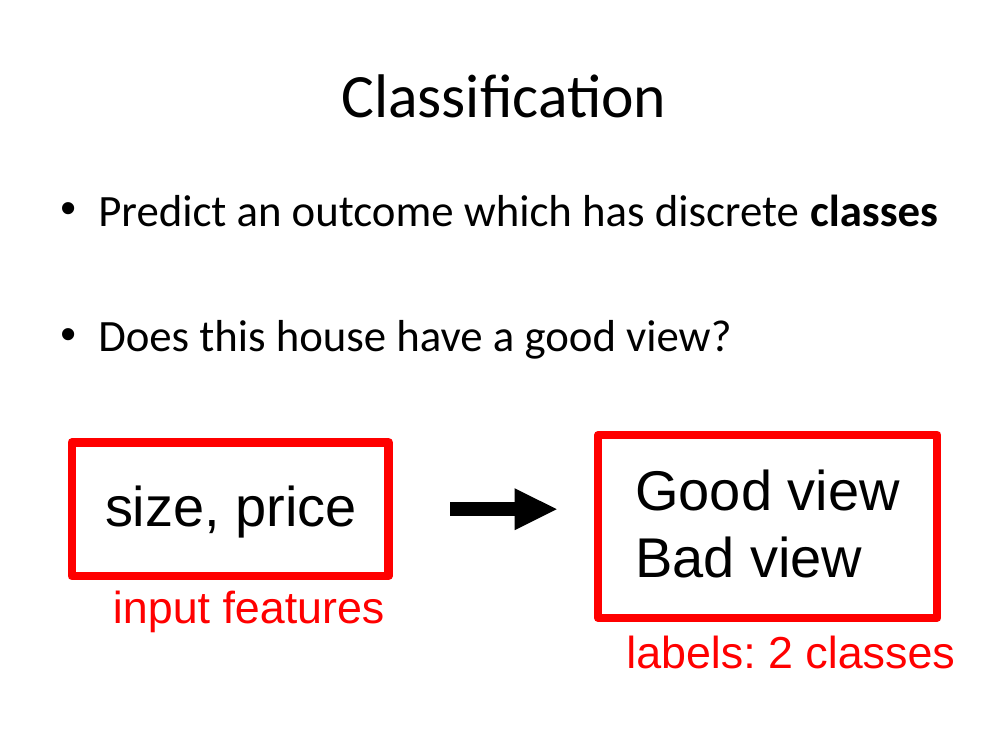
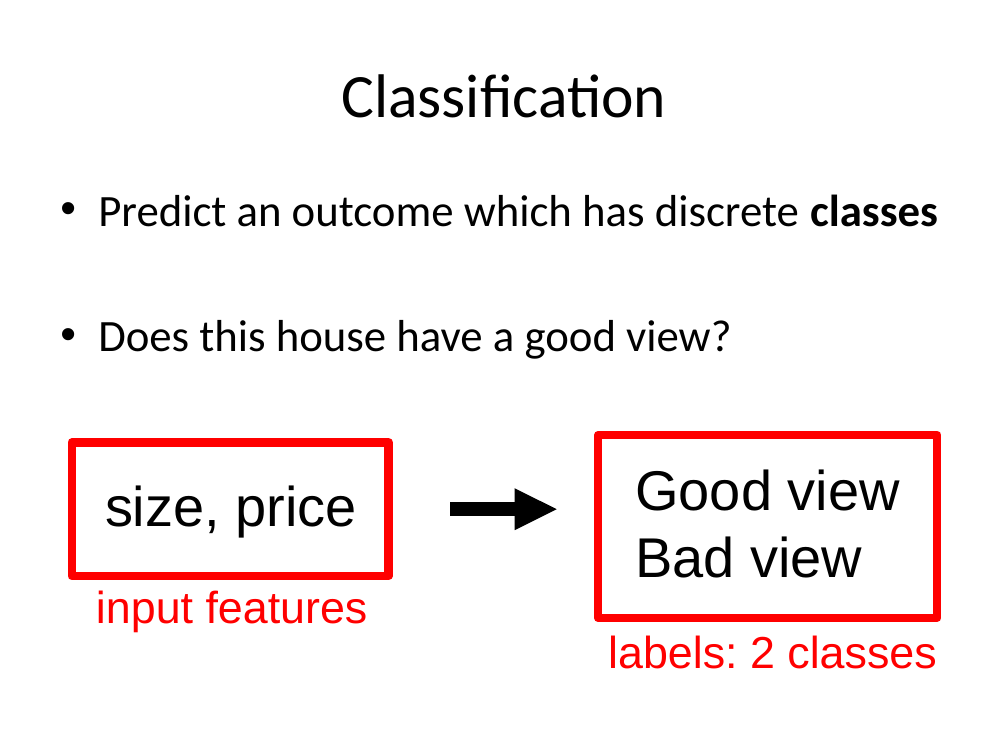
Before and after one commit to aloksharma1993/techfest-ml-tutorial, a slide deck: slide 13 of Techfest_ML.pptx (slide 12 before the commit). Drawn at 1008x756 pixels with LibreOffice and Linux fonts; fonts in the diff are those of the drawing. Boxes give left, top, right and bottom in pixels: in the first picture for what was removed or moved away, otherwise in the second. Text is boxed around its words. In the diff, an @@ line names an element or a change of style, - is before the commit and + after.

```diff
--- a/Techfest_ML.pptx
+++ b/Techfest_ML.pptx
@@ text "input features": place and size @@
-text "input features" at <box>113,590,385,632</box>
+text "input features" at <box>96,590,368,632</box>
@@ text "labels: 2 classes": place and size @@
-text "labels: 2 classes" at <box>626,635,954,669</box>
+text "labels: 2 classes" at <box>608,635,936,669</box>
```
Also in this commit, not shown: 6 other slides changed, 1 slide added.
